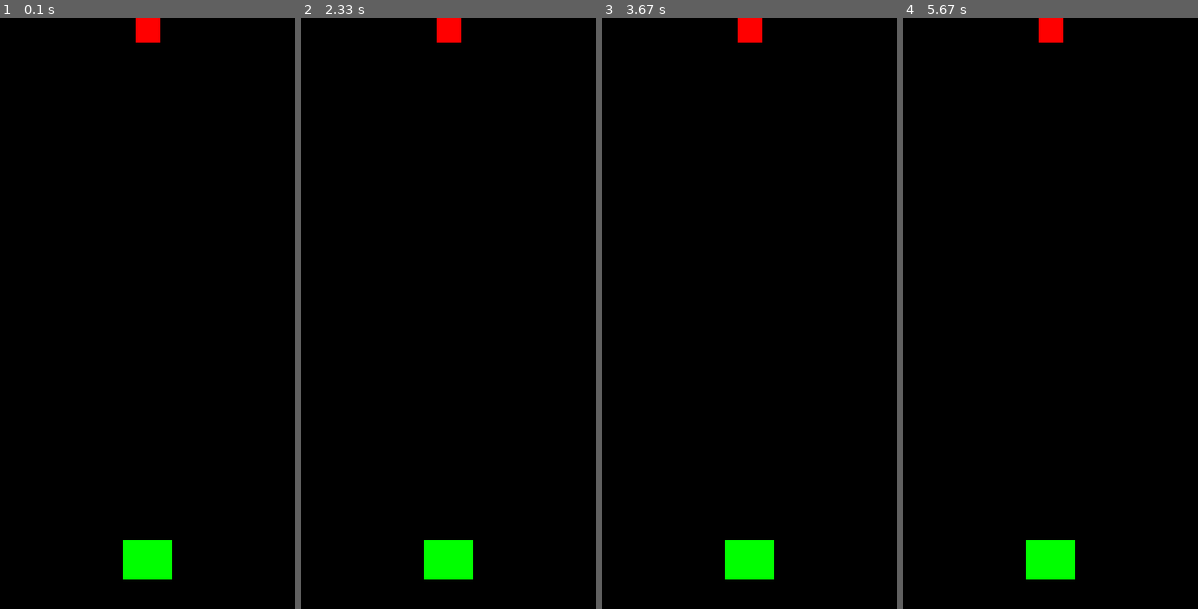
Above: before the commit, frames 1-4 (left to right).
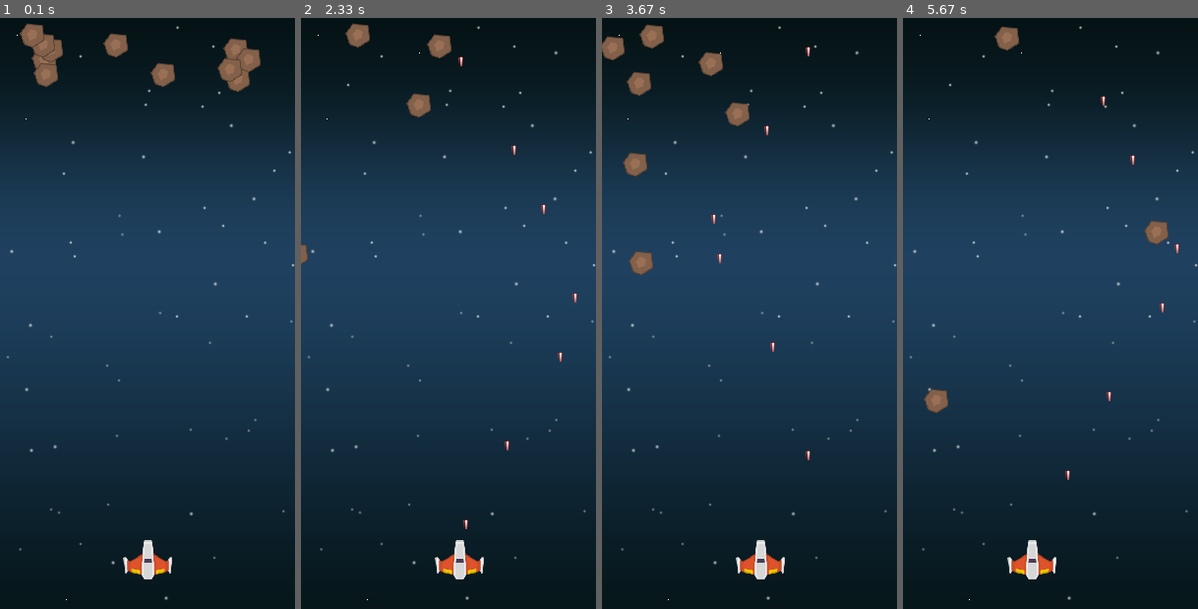
Above: after the commit, the same moments.

Repository: JLew15/Python
Game: pygame game, started from Shmup/main.py
The game is run twice, just before and just after one commit, with the same random seed, the same clock (stepped at 60 frames per second) and the same inputs.
Inputs:
- Up to frame 1 (0.1 s): no input
- Up to frame 2 (2.33 s): tap Space at 0.33, 0.73, 1.03, 1.23, 1.53, 1.73, 2.03, 2.3 s; hold Right 0.67-1.13 s; hold D 1.17-1.63 s; hold Left 1.67-2.2 s; hold A from 2.23 s (still down)
- Up to frame 3 (3.67 s): tap Space at 2.6, 2.73, 3.03, 3.4 s; release A at 2.63 s; hold Right 2.67-3.3 s; hold A from 3.33 s (still down)
- Up to frame 4 (5.67 s): tap Space at 3.7, 3.9, 4.2, 4.4, 4.7, 4.9, 5.2, 5.47 s; release A at 3.8 s; hold Right 3.83-4.3 s; hold D 4.33-4.8 s; hold Left 4.83-5.37 s; hold A from 5.4 s (still down)

The runs differ from the first frame. In frame 1, 96% of the frame differs, in the area x 0-100%, y 0-100%; in frame 2, 96%; in frame 3, 96%; in frame 4, 96%.

Commit message:
13083 Fri 03/12/2021  9:23

Diff:
--- a/Shmup/main.py
+++ b/Shmup/main.py
@@ -3,31 +3,80 @@
 import math
 from os import *
 
+# Code written by Jaiden Lewis
+# Artwork Credit Kenney.nl or www.kenney.nl
+
+class Projectile(pg.sprite.Sprite):
+    def __init__(self, x, y):
+        super(Projectile, self).__init__()
+        # self.image = pg.Surface((5, 5))
+        # self.image.fill(WHITE)
+        self.image = bulletImg
+        self.image = pg.transform.scale(bulletImg, (5, 10))
+        self.rect = self.image.get_rect()
+        self.rect.centerx = x
+        self.rect.bottom = y-1
+        self.speedY = -5
+    def update(self):
+        self.rect.y += self.speedY
+        if self.rect.bottom < 0:
+            self.kill()
+
+
 class Player(pg.sprite.Sprite):
     def __init__(self):
         super(Player, self).__init__()
-        self.image = pg.Surface((50, 40))
-        self.image.fill(GREEN)
+        # self.image = pg.Surface((50, 40))
+        # self.image.fill(GREEN)
+        self.image = playerImg
+        self.image = pg.transform.scale(playerImg, (50, 40))
         self.rect = self.image.get_rect()
         self.rect.centerx = (WIDTH/2)
         self.rect.bottom = (HEIGHT - (HEIGHT*.05))
         self.speedX = 0
 
     def update(self):
+        self.speedX = 0
+        if self.rect.left < 0:
+            self.rect.left = 0
+        if self.rect.right > WIDTH:
+            self.rect.right = WIDTH
+        keystate = pg.key.get_pressed()
+        if keystate[pg.K_LEFT] or keystate[pg.K_a]:
+            self.speedX = -3
+        if keystate[pg.K_RIGHT] or keystate[pg.K_d]:
+            self.speedX = 3
         self.rect.x += self.speedX
+    def shoot(self):
+        bullet = Projectile(self.rect.centerx, self.rect.top)
+        projectileGroup.add(bullet)
+        allSprites.add(bullet)
 
 class Mob(pg.sprite.Sprite):
     def __init__(self):
         super(Mob, self).__init__()
-        self.image = pg.Surface((25, 25))
-        self.image.fill(RED)
+        # self.image = pg.Surface((25, 25))
+        # self.image.fill(RED)
+        self.image = mobImg
+        self.image = pg.transform.scale(mobImg, (25, 25))
         self.rect = self.image.get_rect()
-        self.rect.centerx = (WIDTH/2)
+        self.rect.centerx = r.randint(13, WIDTH-13)
         self.rect.top = 0
-        self.speedY = 0
+        self.speedY = r.randint(1, 10)
+        self.speedX = r.randint(-3, 3)
 
     def update(self):
+        if self.rect.top > HEIGHT:
+            self.rect.top = 0
+            self.rect.centerx = r.randint(13, WIDTH - 13)
+            self.speedY = r.randint(1, 10)
+            self.speedX = r.randint(-3, 3)
+        self.rect.x += self.speedX
         self.rect.y += self.speedY
+    def spawnNPC(self):
+        npc = Mob()
+        mobGroup.add(npc)
+        allSprites.add(npc)
 
 
 # Game Constants
@@ -50,6 +99,19 @@
 PASTELGREEN = (123, 255, 123)
 #################################
 
+# Init Folders
+#################################
+gameFolder = path.dirname(__file__)
+imgs = path.join(gameFolder, "img")
+saveData = path.join(gameFolder, "data")
+aud = path.join(gameFolder, "media")
+playerimgs = path.join(imgs, "player")
+mobimgs = path.join(imgs, "mob")
+bgimg = path.join(imgs, "bg")
+print(imgs)
+#################################
+
+
 # Init pygame and create window
 #################################
 pg.init()
@@ -62,7 +124,14 @@
 
 # Load images
 #################################
-
+bg = pg.image.load(bgimg + "/bg.png")
+bgRect = bg.get_rect()
+playerImg = pg.image.load(playerimgs + "/shooter.png")
+playerRect = playerImg.get_rect()
+bulletImg = pg.image.load(playerimgs + "/shot.png")
+bulletRect = bulletImg.get_rect()
+mobImg = pg.image.load(mobimgs + "/shooting.png")
+mobRect = mobImg.get_rect()
 #################################
 
 # Sprite Groups
@@ -70,12 +139,15 @@
 allSprites = pg.sprite.Group()
 playerGroup = pg.sprite.Group()
 mobGroup = pg.sprite.Group()
+projectileGroup = pg.sprite.Group()
 #################################
 
 # Create Game Obj
 #################################
 player1 = Player()
 mob1 = Mob()
+for i in range(10):
+    mob1.spawnNPC()
 #################################
 
 # Add Obj to Sprite Groups
@@ -107,6 +179,8 @@
         if event.type == pg.KEYDOWN:
             if event.key == pg.K_ESCAPE:
                 running = False
+            if event.key == pg.K_SPACE:
+                player1.shoot()
         if event.type == pg.QUIT:
             running = False
     #######
@@ -114,11 +188,13 @@
     # Updates
     #######
     allSprites.update()
+
     #######
 
     # Render
     #######
     screen.fill(BLACK)
+    screen.blit(bg, bgRect)
     allSprites.draw(screen)
 
     pg.display.flip()
Binary file added: Shmup/img/bg/bg.png
Binary file added: Shmup/img/mob/shooting.png
Binary file added: Shmup/img/player/shooter.png
Binary file added: Shmup/img/player/shot.png
